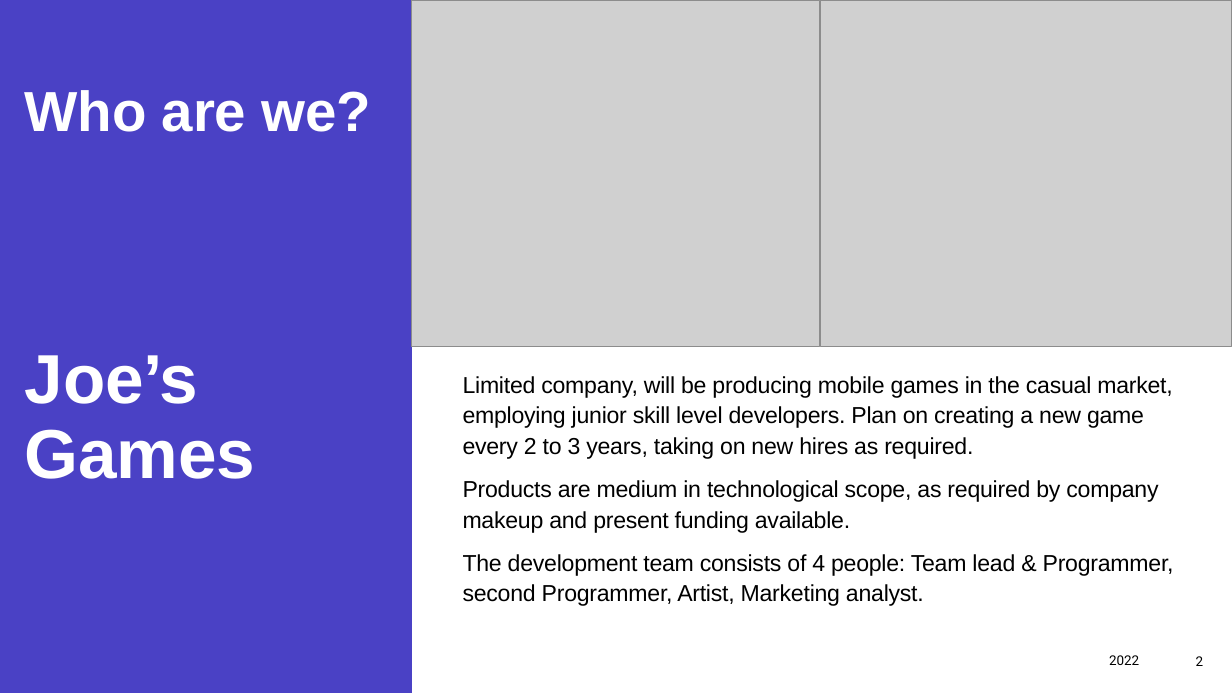
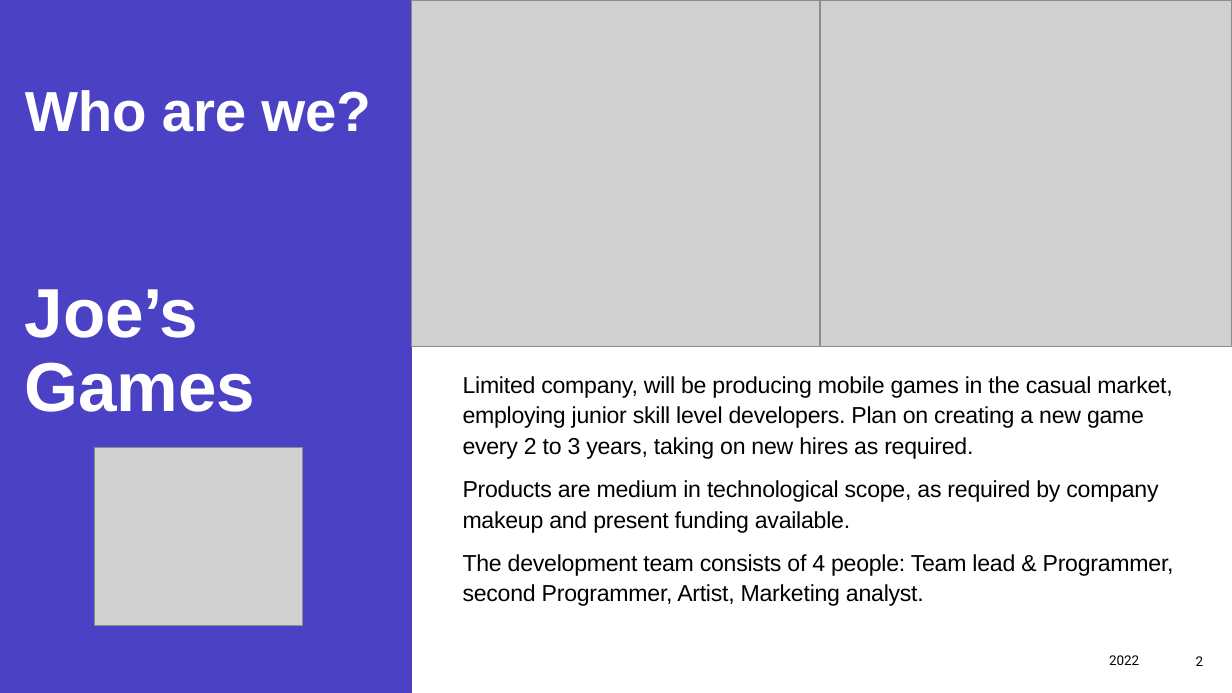
Before and after one commit to Joe34441/IndieDevPPT, a slide deck: slide 2 of CT6018 Joe Mason s4001719.pptx. Drawn at 1232x693 pixels with LibreOffice and Linux fonts; fonts in the diff are those of the drawing; grey boxes stand for pictures. Boxes give left, top, right and bottom in pixels: in the first picture for what was removed or moved away, otherwise in the second. Text is boxed around its words. In the diff, an @@ line names an element or a change of style, - is before the commit and + after.

```diff
--- a/CT6018 Joe Mason s4001719.pptx
+++ b/CT6018 Joe Mason s4001719.pptx
@@ title "Who are we? Joe’s Games" rewrapped from (25, 90, 370, 479) to (25, 90, 370, 412) @@
@@ picture added at (94, 447, 303, 626) @@
```
Also in this commit, not shown: 1 other slide changed.
